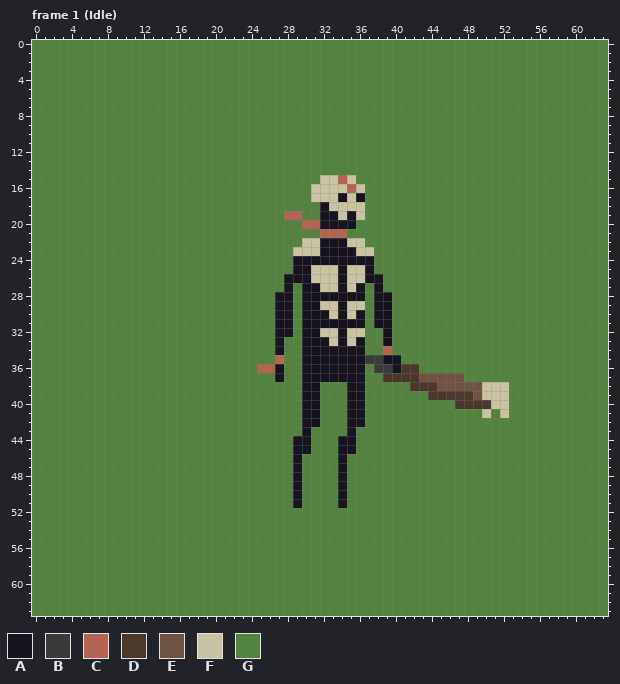
One commit to this pixel-art file: Art/BonyShaman.ase. Above, as it was before the edit.
64x64 pixels, 16 frames. Shown: frame 1 (Idle). The commit also changed other frames, which this record leaves out.
Visible layers, top first: "main", "bg".
Palette (. is transparent): A #17141f  B #3b3b3b  C #b56453  D #4a382c  E #6e5342  F #c9c2a3  G #53833e
Pixels before, frame 1 (Idle) (only the part around the change), first column x 24:
32 GGGAAGAAFFAFFGGAGGGGGGGGGGGGGGGGGGGGGGG
33 GGGAGGAAAFAFAGGAGGGGGGGGGGGGGGGGGGGGGGG
34 GGGAGGAAAAAAAGGCGGGGGGGGGGGGGGGGGGGGGGG
35 GGGCGGAAAAAAABBAAGGGGGGGGGGGGGGGGGGGGGG
36 GCCAGGAAAAAAAGBBADDGGGGGGGGGGGGGGGGGGGG
37 GGGAGGAAAAAAAGGDDDDEEEEEGGGGGGGGGGGGGGG
38 GGGGGGAAGGGAAGGGGGDDDEEEEEFFFGGGGGGGGGG
39 GGGGGGAAGGGAAGGGGGGGDDDDDEFFFGGGGGGGGGG
40 GGGGGGAAGGGAAGGGGGGGGGGDDDDFFGGGGGGGGGG
41 GGGGGGAAGGGAAGGGGGGGGGGGGGFGFGGGGGGGGGG
42 GGGGGGAAGGGAAGGGGGGGGGGGGGGGGGGGGGGGGGG
43 GGGGGGAGGGGAGGGGGGGGGGGGGGGGGGGGGGGGGGG
44 GGGGGAAGGGAAGGGGGGGGGGGGGGGGGGGGGGGGGGG
45 GGGGGAAGGGAAGGGGGGGGGGGGGGGGGGGGGGGGGGG
Now the later version:
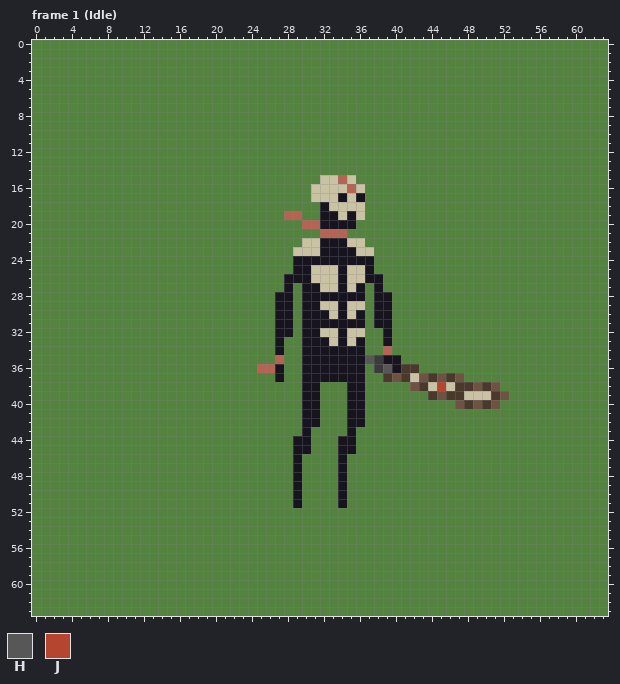
Colours new in this view: H #575757  J #b5452f
The exact change:
layer "Background" added
layer "bg" removed
Changed rows in their new state; - is an unchanged pixel.
Frame 1 (Idle), layer "main":
first column x 37:
35 H---------------
36 --H-------------
37 ---E-F-D-D------
38 -----E-FJFDD-DEG
39 --------E--FF-DE
40 ----------E-E-EG
41 -------------G-G
Where, in picture pixels (left, top, right, bottom), the same in both pictures:
changed: (365, 355, 509, 418)
